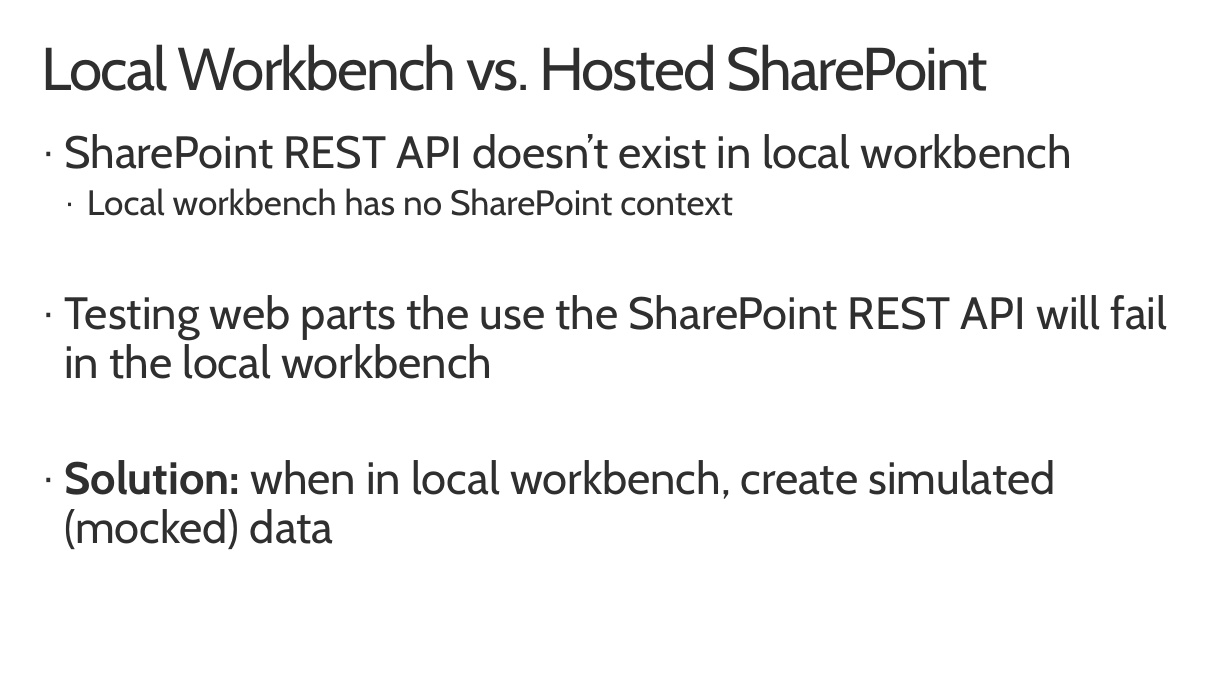
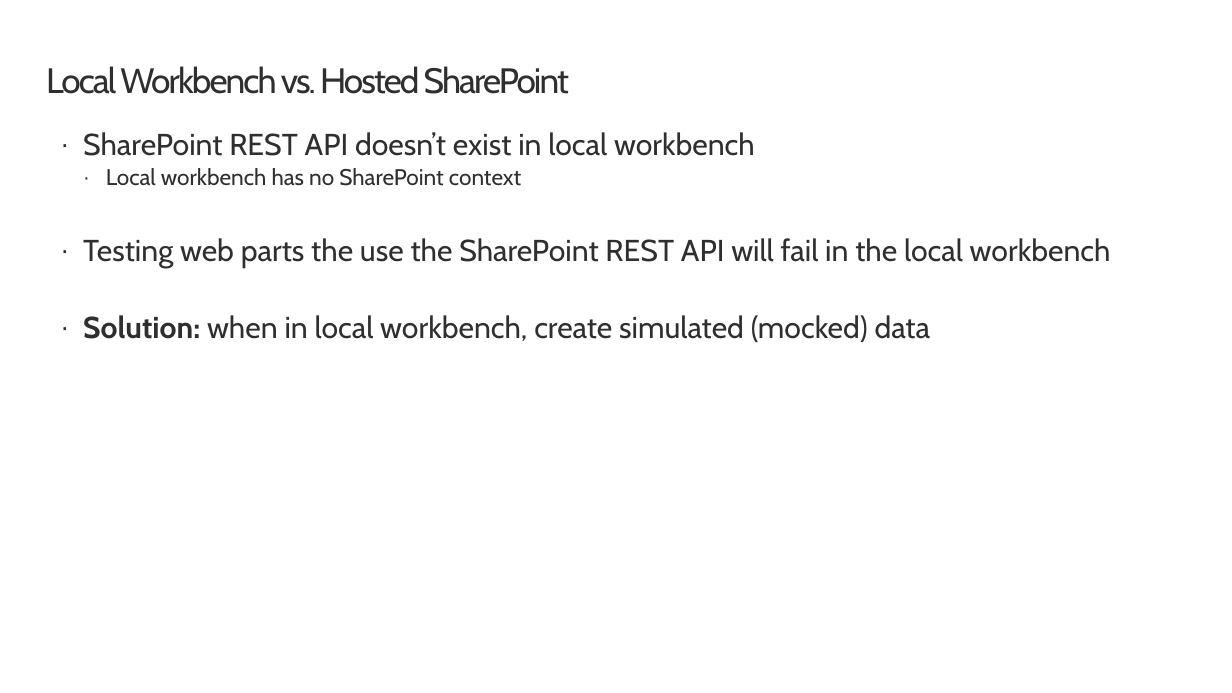
Before and after one commit to SharePoint/sp-dev-training-spfx-spcontent, a slide deck: slide 3 of 03 mock-data.pptx. Drawn at 1232x693 pixels with LibreOffice and Linux fonts; fonts in the diff are those of the drawing; background and template pictures are left out. Boxes give left, top, right and bottom in pixels: in the first picture for what was removed or moved away, otherwise in the second. Text is boxed around its words. In the diff, an @@ line names an element or a change of style, - is before the commit and + after.

```diff
--- a/03 mock-data.pptx
+++ b/03 mock-data.pptx
@@ title "Local Workbench vs. Hosted SharePoint": place and size @@
-title "Local Workbench vs. Hosted SharePoint" at [42, 44, 988, 91]
+title "Local Workbench vs. Hosted SharePoint" at [46, 66, 569, 94]
@@ title "Local Workbench vs. Hosted SharePoint" at [46, 66, 569, 94]: size 48 to 28 pt @@
@@ text "SharePoint REST API doesn’t exist ...": place and size @@
-text "SharePoint REST API doesn’t exist ..." at [64, 134, 1167, 549]
+text "SharePoint REST API doesn’t exist ..." at [83, 132, 1111, 342]
@@ text "SharePoint REST API doesn’t exist ..." at [83, 132, 1111, 342]: size 36 to 24 pt in "SharePoint REST API doesn’t exist in local ...", "Testing web parts the use the SharePoint ...", "Solution: when in local workbench, create simulated ..."; size 28 to 18 pt in "Local workbench has no SharePoint context"; less space between paragraphs @@
```
Also in this commit, not shown: 2 other slides changed, 2 other files.
